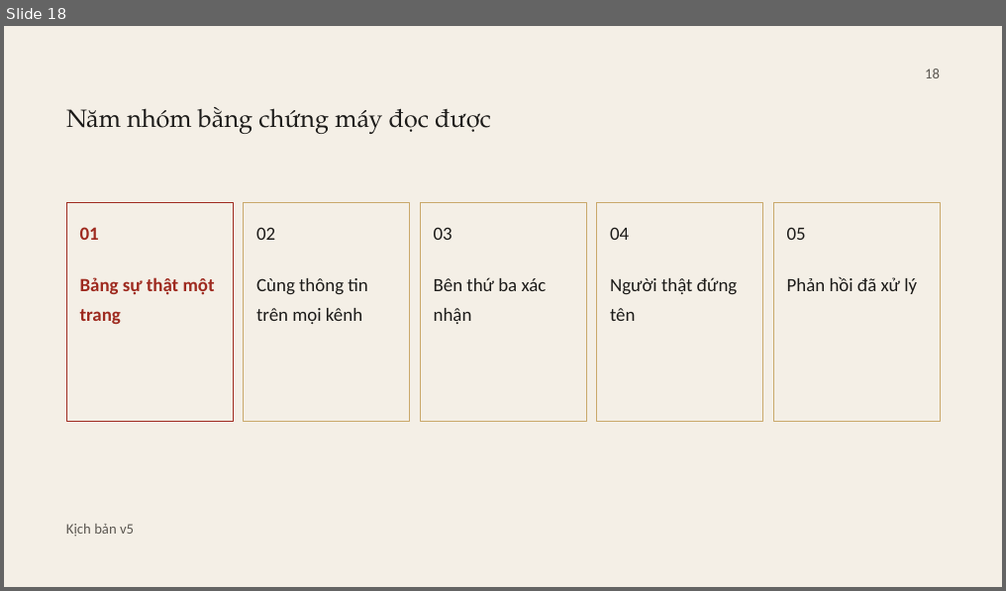
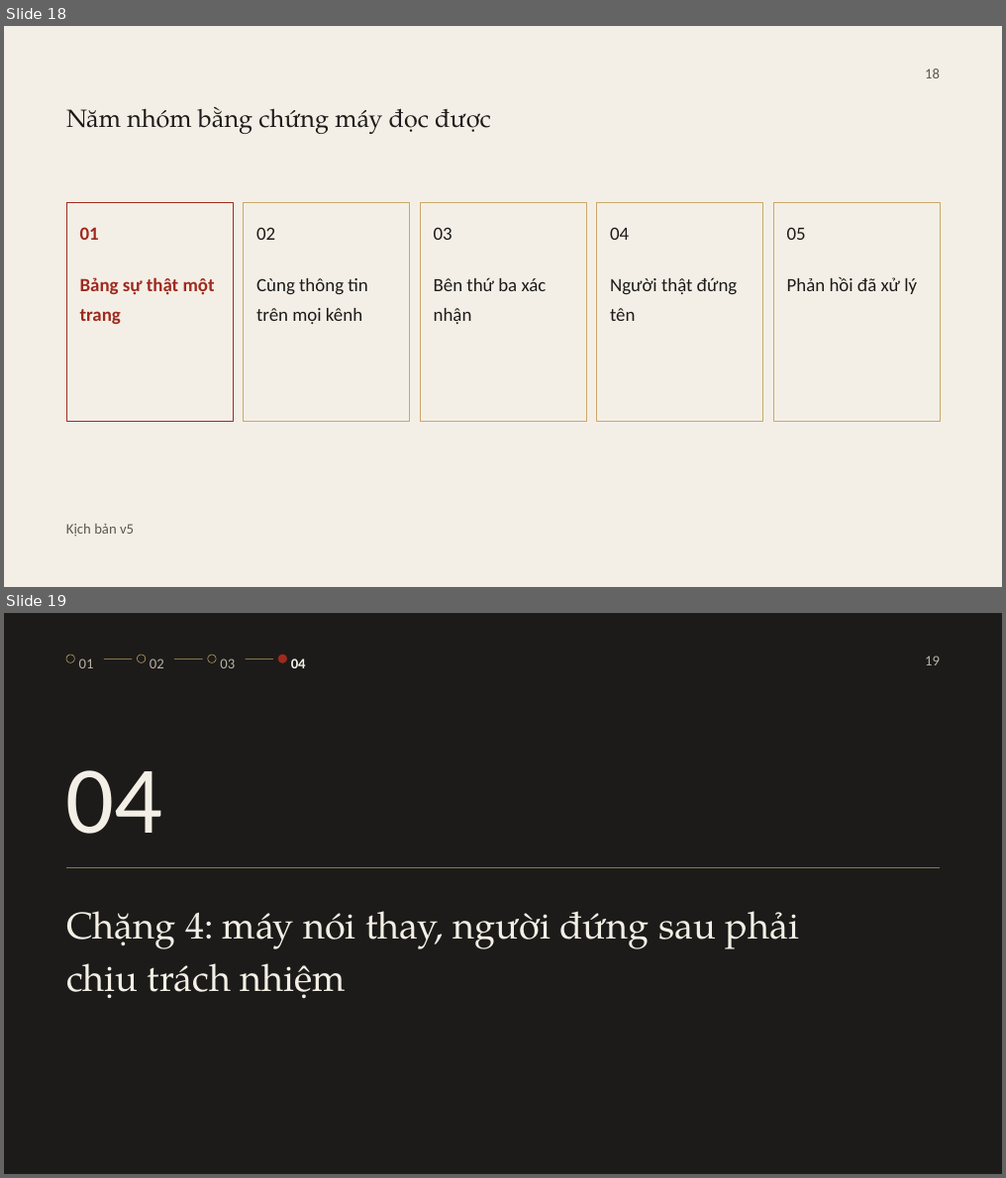
Before and after one commit to fyzdfyzd/linhx-engine, a slide deck: viec/lab130-slide-nhieu-vong/thiet-ke/v8/CSMO26_T21_v8.pptx. Shown one above the other, each under a label of ours: slide 18 before the commit, slides 18 and 19 after it. The pictures are 1006x591 and 1006x1178 pixels, drawn with LibreOffice and Linux fonts; fonts in the diff are those of the drawing. Boxes give left, top, right and bottom in pixels: in the first picture for what was removed or moved away, otherwise in the second. Text is boxed around its words. In the diff, an @@ line names an element or a change of style, - is before the commit and + after.

Commit message:
LAB130 v8: dựng đợt 4 (slide 19-21)

```diff
--- a/viec/lab130-slide-nhieu-vong/thiet-ke/v8/CSMO26_T21_v8.pptx
+++ b/viec/lab130-slide-nhieu-vong/thiet-ke/v8/CSMO26_T21_v8.pptx
@@ slide 19 added at (4, 613, 1002, 1174), background #1C1B19 @@
@@ ellipse added at (66, 655, 74, 663), outline #C9A86A 0.5 pt @@
@@ text added at (79, 659, 94, 668), 14 pt, text #B8B1A4 @@
+01
@@ rectangle added at (104, 659, 132, 660), fill #C9A86A @@
@@ ellipse added at (138, 655, 146, 663), outline #C9A86A 0.5 pt @@
@@ text added at (150, 659, 164, 668), 14 pt, text #B8B1A4 @@
+02
@@ rectangle added at (174, 659, 203, 660), fill #C9A86A @@
@@ ellipse added at (208, 655, 216, 663), outline #C9A86A 0.5 pt @@
@@ text added at (220, 659, 235, 668), 14 pt, text #B8B1A4 @@
+03
@@ rectangle added at (245, 659, 273, 660), fill #C9A86A @@
@@ ellipse added at (279, 655, 287, 663), fill #9E2A1F, outline #9E2A1F 0.5 pt @@
@@ text added at (291, 659, 306, 668), 14 pt, text #F4EFE6, bold @@
+04
@@ text added at (925, 656, 940, 665), 14 pt, text #B8B1A4 @@
+19
@@ text added at (66, 770, 163, 834), 92 pt, text #F4EFE6 @@
+04
@@ rectangle added at (66, 867, 940, 868), fill #C9A86A @@
@@ text added at (66, 911, 798, 999), 36 pt, text #F4EFE6 @@
+Chặng 4: máy nói thay, người đứng sau phải chịu trách nhiệm
```
Also in this commit, not shown: 2 other slides added, 12 other files.
